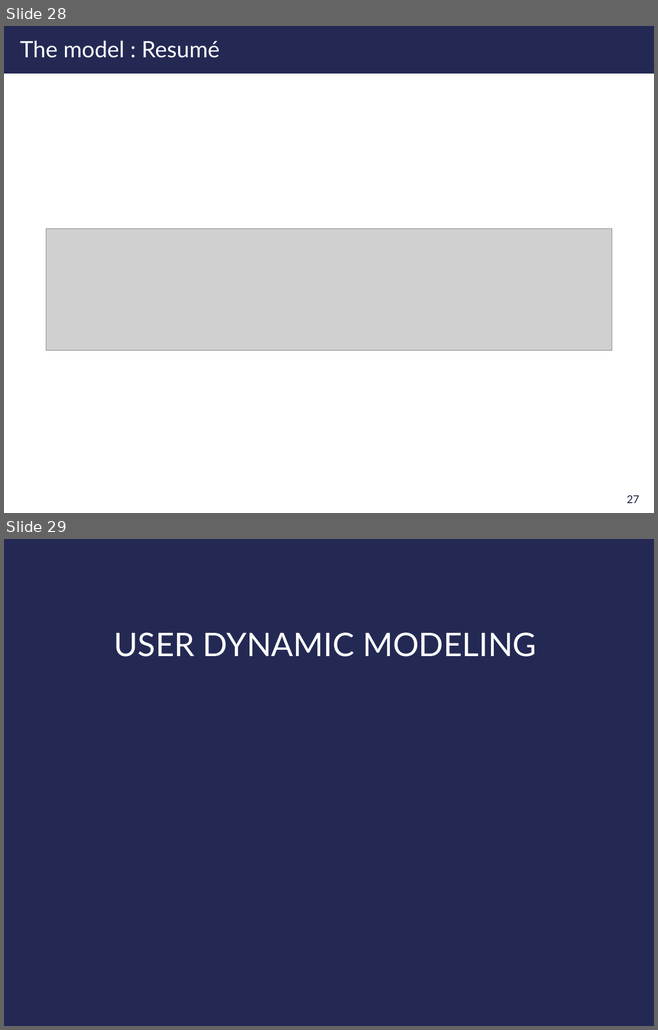
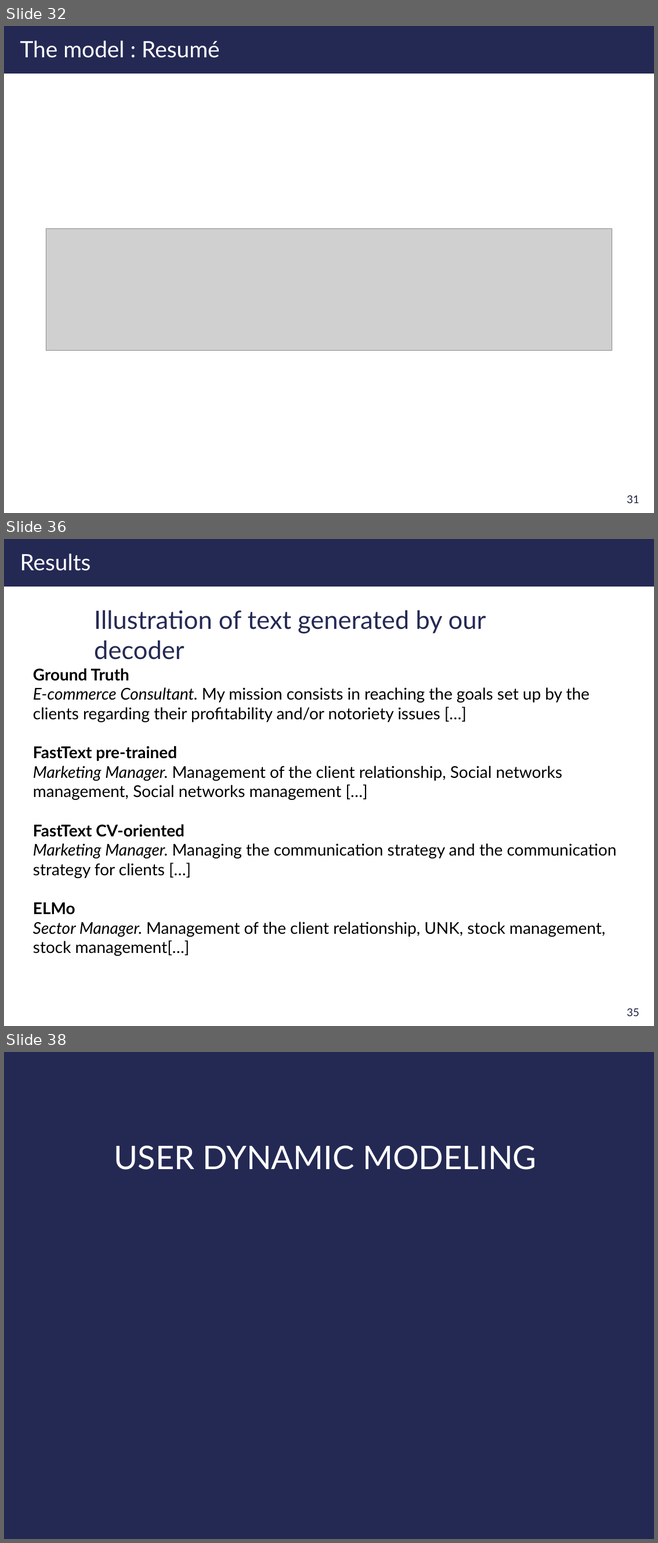
Before and after one commit to clara-gdef/defense, a slide deck: defense.pptx. Shown one above the other, each under a label of ours: slides 28 and 29 before the commit, slides 32, 36 and 38 after it; the slides between them are not shown. The pictures are 658x1030 and 658x1543 pixels, drawn with LibreOffice and Linux fonts; fonts in the diff are those of the drawing; grey boxes stand for pictures; background and template pictures are left out. Boxes give left, top, right and bottom in pixels: in the first picture for what was removed or moved away, otherwise in the second. Text is boxed around its words. In the diff, an @@ line names an element or a change of style, - is before the commit and + after.

```diff
--- a/defense.pptx
+++ b/defense.pptx
@@ slide 36 added at [4, 539, 654, 1026], background #FFFFFF; not listed: 1 template element that a slide beside it also shows @@
@@ title added at [20, 553, 91, 571], 25 pt, text #FFFFFF @@
+Results
@@ text added at [94, 610, 486, 660], 28 pt, text #242954 @@
+Illustration of text generated by our decoder
@@ text added at [33, 668, 616, 956], 18 pt, text #000000 @@
+Ground Truth
+E-commerce Consultant. My mission consists in reaching the goals set up by the clients regarding their profitability and/or notoriety issues […]
+FastText pre-trained
+Marketing Manager. Management of the client relationship, Social networks management, Social networks management […]
+FastText CV-oriented
+Marketing Manager. Managing the communication strategy and the communication strategy for clients […]
+ELMo
+Sector Manager. Management of the client relationship, UNK, stock management, stock management[…]
@@ page number added at [626, 1008, 639, 1016], 12 pt, text #1B1F3F @@
+35
@@ what was slide 28 is now slide 32 @@
@@ page number at [626, 495, 639, 503]: text changed @@
-27
+31
@@ what was slide 29 is now slide 38 @@
```
Also in this commit, not shown: 7 slides changed, 13 other slides added, 4 slides removed.
